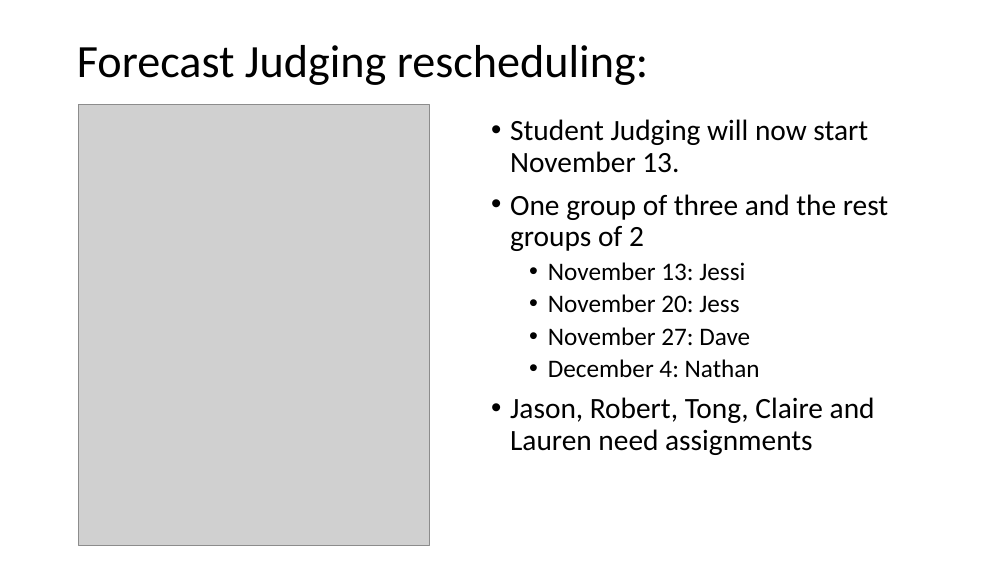
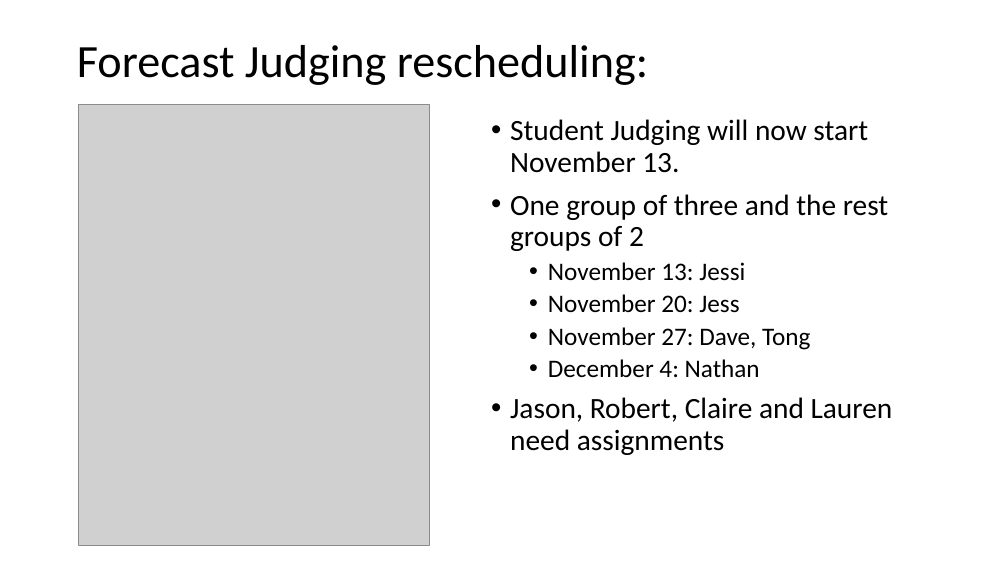
Before and after one commit to HAS-Tools-2023/Course-Materials23, a slide deck: slide 3 of Class_Notes/Week9_FunctionsFormatting.pptx. Drawn at 1008x567 pixels with LibreOffice and Linux fonts; fonts in the diff are those of the drawing; grey boxes stand for pictures. Boxes give left, top, right and bottom in pixels: in the first picture for what was removed or moved away, otherwise in the second. Text is boxed around its words. In the diff, an @@ line names an element or a change of style, - is before the commit and + after.

```diff
--- a/Class_Notes/Week9_FunctionsFormatting.pptx
+++ b/Class_Notes/Week9_FunctionsFormatting.pptx
@@ text at <box>548,327,810,350</box>: text changed @@
-  • November 27: Dave
+  • November 27: Dave, Tong
@@ text at <box>510,397,893,455</box>: text changed @@
-• Jason, Robert, Tong, Claire and Lauren need assignments
+• Jason, Robert, Claire and Lauren need assignments
```
Also in this commit, not shown: 3 other slides changed, 12 slides added, 4 other files.
